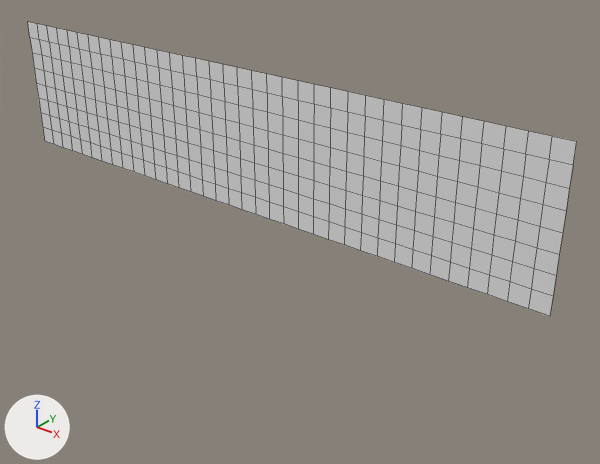
Two versions of the OBJ model MardukGame/Assets/Tiled2Unity/Meshes/levelChunk1.obj, one commit apart.
One viewpoint serves both versions: a camera (50 mm lens) standing at (375.0, -1978.0, -638.0) and looking at (-1282.0, 92.0, -1922.0). Lighting does not change. The marker at lower left points along +X, +Y and +Z. Mesh edges are drawn as thin lines. Where no turn or scale is listed for an object, it has been applied to the vertices.

The first picture shows 'levelChunk1'.
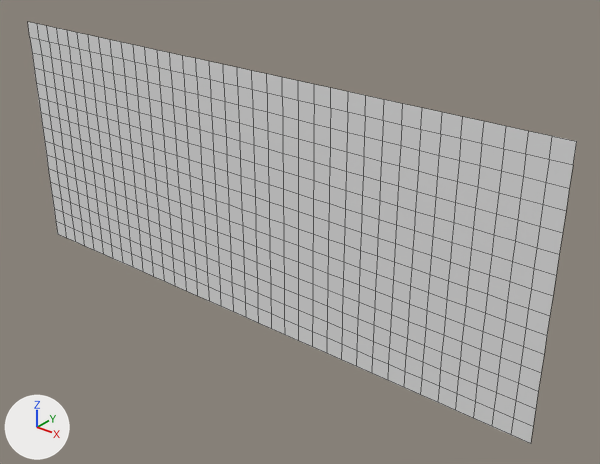
What differs and where, as boxes [x1, y1, x2, y2] in the pictures (600 x 464 px):
'levelChunk1', reshaped (43% taller): before [28, 22, 577, 316]; after [28, 22, 577, 444]
part 1 of me_levelchunk1, added: after [45, 141, 550, 444]

What changed in the scene script:
```text
Change me_levelchunk1:
    used by ob_levelchunk1; location = (0.0, 0.0, 0.0)
    remove me_levelchunk1.from_pydata(...)  # 333 vertices, 288 faces; spans x -2624.0..-320.0, y 0.0, z -1856.0..-1344.0
    add me_levelchunk1.from_pydata(...)  # 592 vertices, 540 faces; spans x -2624.0..-320.0, y 0.0, z -2304.0..-1344.0
    me_levelchunk1 part 1
    37 new vertices lie (0.0, 0.0, -64.0) away from vertices in x -2624.0..-320.0, y 0.0, z -1856.0
    37 new vertices lie (0.0, 0.0, -64.0) away from vertices in x -2624.0..-320.0, y 0.0, z -1920.0
    37 new vertices lie (0.0, 0.0, -64.0) away from vertices in x -2624.0..-320.0, y 0.0, z -1984.0
    37 new vertices lie (0.0, 0.0, -64.0) away from vertices in x -2624.0..-320.0, y 0.0, z -2048.0
    37 new vertices lie (0.0, 0.0, -64.0) away from vertices in x -2624.0..-320.0, y 0.0, z -2112.0
    37 new vertices lie (0.0, 0.0, -64.0) away from vertices in x -2624.0..-320.0, y 0.0, z -2176.0
    37 new vertices lie (0.0, 0.0, -64.0) away from vertices in x -2624.0..-320.0, y 0.0, z -2240.0
    252 new faces join them
```
